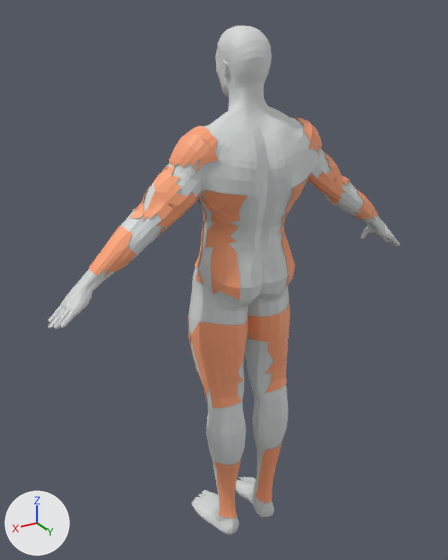
What one commit did to the glTF model public/models/male-segmented.glb.
One viewpoint serves both versions: a 50 mm camera at (1.158, 1.805, 1.037) aimed at (0.034, -0.069, 0.1). The axes (+X, +Y, +Z) are drawn at lower left. The lights are the same throughout. The older version comes first. Where no turn or scale is listed for an object, it has been applied to the vertices. Vertices at exactly the same position are counted once.

In view in the first picture: 'body_surface', 'muscle__calves', 'muscle__forearms', 'muscle__glutes', 'muscle__hamstrings', 'muscle__lats', 'muscle__shoulders', 'muscle__triceps' and 3 more.
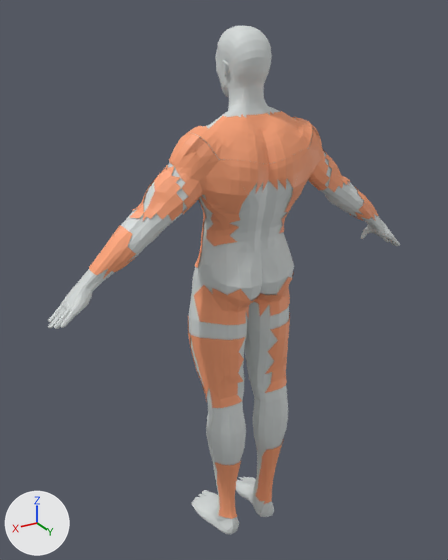
Boxes (x1, y1, x2, y2) around the edits, measured in the pictures (448 x 560 px; the box of a moved part takes in the faces that stretch with it):
'muscle__traps', added (orange)
    after: (175, 111, 329, 196)
'muscle__lats', reshaped (22% narrower, 31% shorter)
    before: (155, 168, 346, 300)
    after: (181, 155, 329, 246)
'muscle__glutes', reshaped
    before: (191, 299, 290, 364)
    after: (194, 272, 294, 325)
part 1 of me_muscle__lats, deleted (orange)
    before: (210, 267, 240, 300)
part 2 of me_muscle__lats, deleted
    before: (286, 253, 295, 288)
part 3 of me_muscle__lats, deleted
    before: (196, 270, 203, 284)
part 4 of me_muscle__lats, moved or reshaped
    before: (155, 191, 247, 235)
    after: (181, 166, 250, 214)
part 5 of me_muscle__lats, moved or reshaped
    before: (292, 168, 346, 204)
    after: (292, 155, 329, 195)
part 6 of me_muscle__lats, cut back
    before: (205, 235, 239, 272)
    after: (214, 235, 237, 246)
part 7 of me_muscle__lats, cut back
    before: (280, 224, 291, 260)
    after: (280, 224, 284, 233)

The change in detail:
me_muscle__lats is used by ob_muscle__lats; location (0.0, 0.0, 0.0).
me_muscle__lats had 238 vertices, 294 faces and spanned x -0.387..0.387, y 0.0..0.174, z 0.118..0.524.
me_muscle__lats now has 162 vertices, 208 faces and spans x -0.296..0.296, y 0.016..0.177, z 0.298..0.598.
me_muscle__lats part 1: the loose piece of 13 vertices spanning x 0.1..0.175, y 0.069..0.156, z 0.118..0.232 is deleted.
me_muscle__lats part 2: the loose piece of 13 vertices spanning x -0.175..-0.1, y 0.069..0.156, z 0.118..0.232 is deleted.
me_muscle__lats part 3: the loose piece of 3 vertices spanning x 0.181..0.195, y 0.0..0.039, z 0.154..0.205 is deleted.
me_muscle__lats part 4: 37 vertices removed from x 0.122..0.387, y 0.068..0.165, z 0.376..0.524; 24 vertices added at x 0.087..0.296, y 0.094..0.177, z 0.457..0.598.
me_muscle__lats part 5: 37 vertices removed from x -0.387..-0.122, y 0.068..0.165, z 0.376..0.524; 24 vertices added at x -0.296..-0.087, y 0.094..0.177, z 0.457..0.598.
me_muscle__lats part 6: 11 vertices removed from x 0.095..0.172, y 0.019..0.142, z 0.223..0.315; 2 vertices added at x 0.116..0.132, y 0.08..0.095, z 0.309..0.314.
me_muscle__lats part 7: 11 vertices removed from x -0.172..-0.095, y 0.019..0.142, z 0.223..0.315; 2 vertices added at x -0.132..-0.116, y 0.08..0.095, z 0.309..0.314.
Other edits to the shape of me_muscle__lats do not show in these pictures.
me_muscle__glutes is used by ob_muscle__glutes; location (0.0, 0.0, 0.0).
me_muscle__glutes had 64 vertices, 78 faces and spanned x -0.216..0.216, y -0.005..0.128, z -0.157..0.016.
me_muscle__glutes no longer uses material mat_defaultmaterial_007.
me_muscle__glutes now has 75 vertices, 108 faces and spans x -0.202..0.202, y -0.005..0.156, z -0.004..0.165.
Part 8, on me_muscle__glutes:
54 vertices are removed from x -0.216..0.216, y -0.005..0.128, z -0.157..0.002.
78 faces are deleted.
65 vertices are added at x -0.201..0.201, y -0.005..0.156, z -0.004..0.165.
108 new faces join them.
me_muscle__glutes gains material mat_defaultmaterial_008.
Mesh me_muscle__traps is new.
It has 298 vertices, 452 faces and spans x -0.296..0.296, y 0.05..0.179, z 0.496..0.739.
It uses material mat_defaultmaterial_007.
Object 'muscle__traps' (ob_muscle__traps) is new; it shows me_muscle__traps.
Its location is (0.0, 0.0, 0.0).
